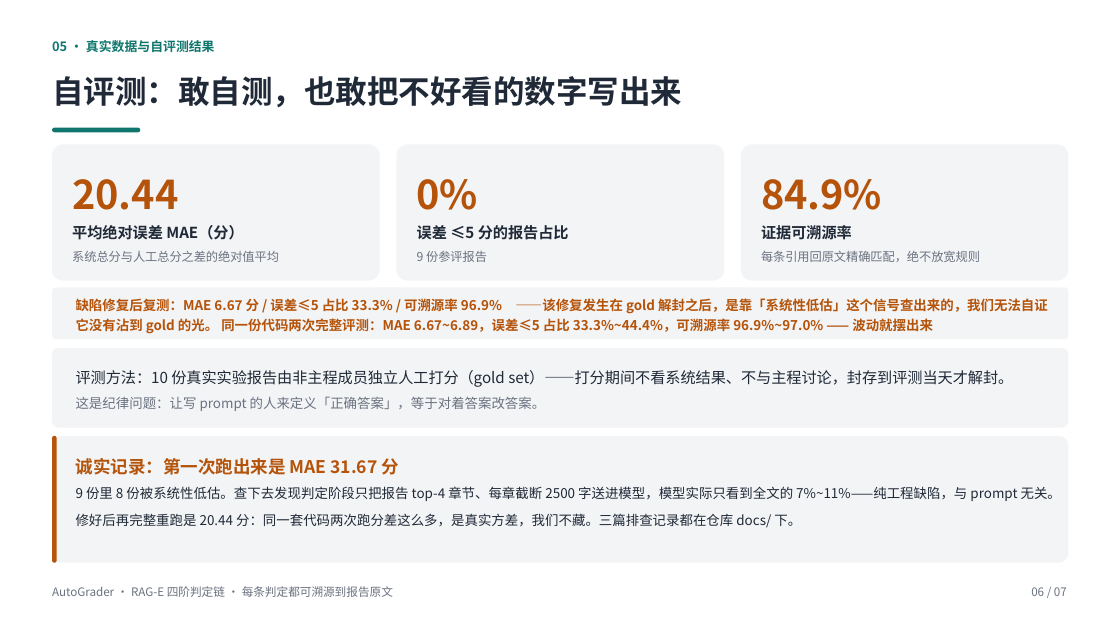
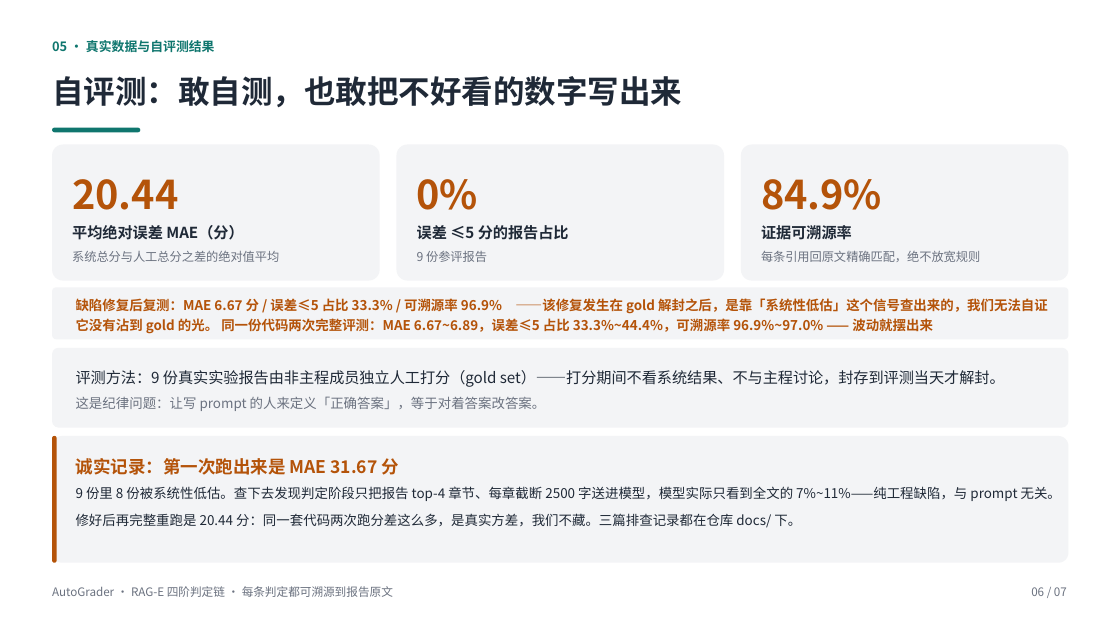
Before and after one commit to huangyuke914235/AutoGrader, a slide deck: slide 6 of AutoGrader-参赛答辩.pptx. Drawn at 1120x630 pixels with LibreOffice and Linux fonts; fonts in the diff are those of the drawing. Boxes give left, top, right and bottom in pixels: in the first picture for what was removed or moved away, otherwise in the second. Text is boxed around its words. In the diff, an @@ line names an element or a change of style, - is before the commit and + after.

Commit message:
docs: 评测份数统一为 9 份（README 标题/正文、主页、PPT、视频口播），超长的那 1 份以脚注说明（人工分仍在基准集，不计入任何指标）；bugfix 文档里的「B 成员」改为「非主程成员」

```diff
--- a/AutoGrader-参赛答辩.pptx
+++ b/AutoGrader-参赛答辩.pptx
@@ text at bbox=[76, 370, 1005, 387]: text changed @@
-评测方法：10 份真实实验报告由非主程成员独立人工打分（gold set）——打分期间不看系统结果、不与主程讨论，封存到评测当天才解封。
+评测方法：9 份真实实验报告由非主程成员独立人工打分（gold set）——打分期间不看系统结果、不与主程讨论，封存到评测当天才解封。
```
Also in this commit, not shown: 5 other files.
